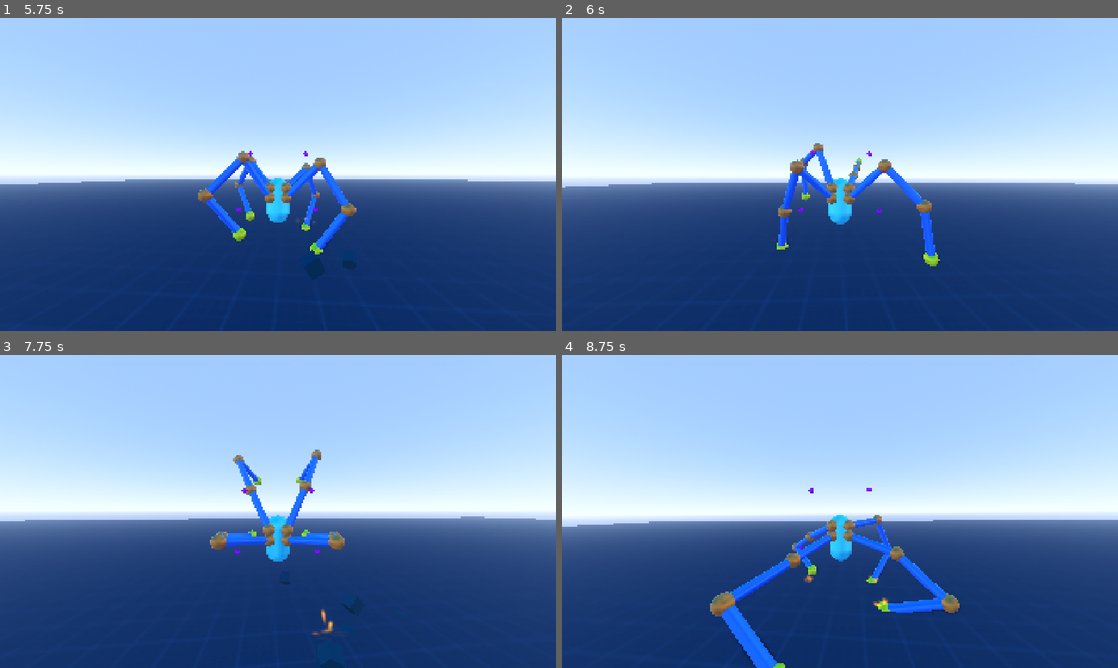
Above: before the commit, frames 1-4 (two rows, left to right).
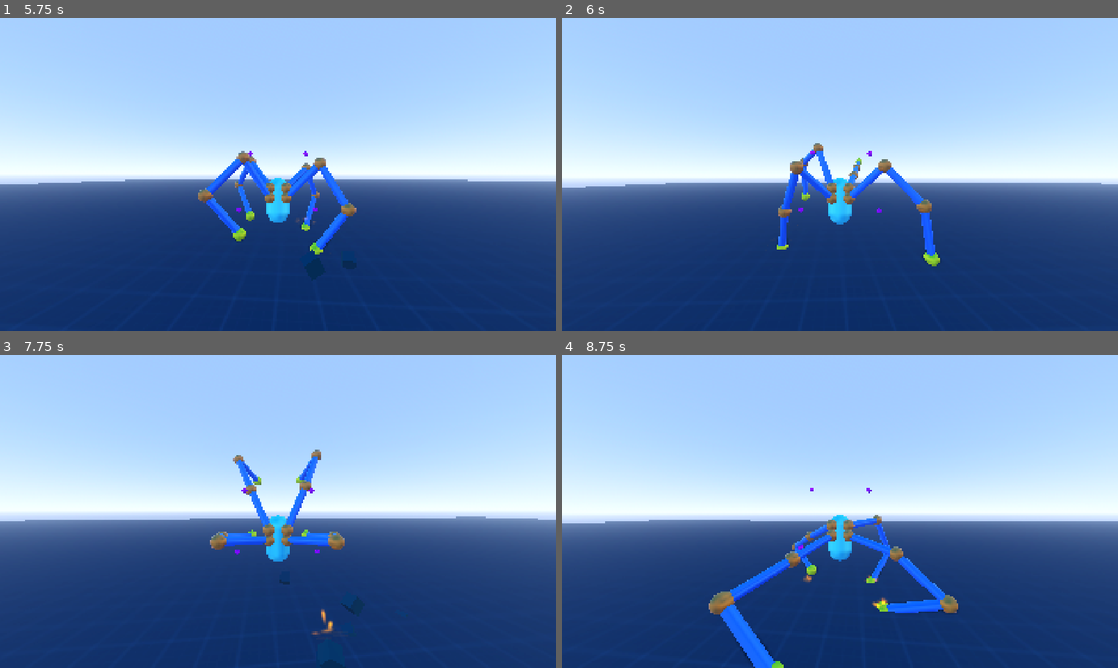
Above: after the commit, the same moments.

Repository: lliamsymonds04/doc-oc
Game: Godot game, scene res://main.tscn
The game is run twice, just before and just after one commit, with the same random seed, the same clock (stepped at 60 frames per second) and the same inputs.
Inputs (mouse positions are in pixels of both pictures, inside the frame that each line leads up to):
- Up to frame 1 (5.75 s): move the mouse to (272, 180) at 0.52 s; hold Shift (sprint) 0.53-1.28 s; hold W (forward) 0.53-2.78 s; tap Space (jump) at 0.77, 1.52, 3.02, 3.77, 4.52 s; move the mouse to (316, 177) at 1.27 s; tap Shift (sprint) at 1.35, 2.85, 4.35 s; move the mouse to (233, 171) at 2.02 s; hold Shift (sprint) 2.03-2.78 s; move the mouse to (283, 174) at 2.77 s; hold A (left) 2.78-3.53 s; move the mouse to (255, 168) at 3.52 s; hold Shift (sprint) 3.53-4.28 s; hold W (forward) from 3.53 s (still down); move the mouse to (305, 174) at 4.27 s; move the mouse to (250, 174) at 5.02 s; hold Shift (sprint) from 5.03 s (still down)
- Up to frame 2 (6 s): move the mouse to (851, 168) at 5.77 s; release W (forward) at 5.78 s; release Shift (sprint) at 5.78 s; hold D (right) from 5.78 s (still down); tap Shift (sprint) at 5.85 s
- Up to frame 3 (7.75 s): tap Space (jump) at 6.02, 6.77, 7.52 s; move the mouse to (272, 517) at 6.52 s; release D (right) at 6.53 s; hold Shift (sprint) 6.53-7.28 s; hold W (forward) from 6.53 s (still down); move the mouse to (316, 514) at 7.27 s; tap Shift (sprint) at 7.35 s
- Up to frame 4 (8.75 s): keep holding W (forward); move the mouse to (795, 508) at 8.02 s; hold Shift (sprint) from 8.03 s (still down)

Frame 1 is identical in both runs. In frame 2, 0.2% of the frame differs, in the area x 0-97%, y 40-80%; in frame 3, less than 0.1%; in frame 4, 1.2%, in the area x 0-100%, y 42-100%.

Commit message:
feat: step effect debounce now effects camera trauma

Diff:
--- a/systems/inverse_kinematics/arm_mount.gd
+++ b/systems/inverse_kinematics/arm_mount.gd
@@ -8,7 +8,7 @@
 @export var horizontal_mount: ArmMount
 
 @export var footstep_volume: float = -5.0
-@export var footstep_debounce: float = 0.15
+@export var footstep_effect_debounce: float = 0.15
 
 @export var servo_volume: float = -15.0
 @export var servo_debounce: float = 0.1
@@ -38,15 +38,15 @@
 var step_target: Variant
 var wall_surface_normal: Vector3 = Vector3.ZERO
 var _sway_time: float = 0.0
-var sound_debounce: float = 0.0
+var step_effect_debounce: float = 0.0
 
 var target_world: Vector3
 var _cached_target_world: Vector3
 
 func _process(dt: float) -> void:
 	_sway_time += dt
-	if sound_debounce > 0.0:
-		sound_debounce -= dt
+	if step_effect_debounce > 0.0:
+		step_effect_debounce -= dt
 
 func init(p: PlayerController) -> BasicArm:
 	if vertical_mount == null or horizontal_mount == null:
@@ -77,6 +77,8 @@
 		add_child(_audio_player)
 		arm.step_landed.connect(_play_audio)
 
+	arm.step_landed.connect(_shake_camera)
+
 	if p.servo_sound != null:
 		_servo_player = AudioStreamPlayer3D.new()
 		_servo_player.stream = p.servo_sound
@@ -88,24 +90,31 @@
 	return arm
 
 func _play_audio(pos, _normal) -> void:
-	if diagonal_mount.sound_debounce > 0.0:
+	if diagonal_mount.step_effect_debounce > 0.0:
 		return
 
 	_audio_player.reset_physics_interpolation()
 	_audio_player.position = pos
 	_audio_player.volume_db = footstep_volume
-	sound_debounce = footstep_debounce
+	step_effect_debounce = footstep_effect_debounce
 
 	AudioUtil.play_with_pitch(_audio_player)
 
 func _play_servo(_pos, _normal) -> void:
-	if diagonal_mount.sound_debounce > 0.0:
+	if diagonal_mount.step_effect_debounce > 0.0:
 		return
 
 	_servo_player.volume_db = servo_volume
-	sound_debounce = servo_debounce
+	step_effect_debounce = servo_debounce
 
 	AudioUtil.play_with_pitch(_servo_player)
+
+func _shake_camera(_pos: Vector3, _normal: Vector3) -> void:
+	if diagonal_mount.step_effect_debounce > 0.0:
+		return
+
+	step_effect_debounce = footstep_effect_debounce
+	player.camera_controller.add_trauma(player.step_trauma)
 
 func compute_idle_target() -> Vector3:
 	if idle_target == null:
--- a/systems/player/player_controller.gd
+++ b/systems/player/player_controller.gd
@@ -56,10 +56,6 @@
 		var arm = mount.init(self)
 		arms.append(arm)
 
-		mount.arm.step_landed.connect(func(_pos, _normal):
-			camera_controller.add_trauma(0.3)
-		)
-
 	mount_prober = MountProber.new()
 	mount_prober.init(self)
 
